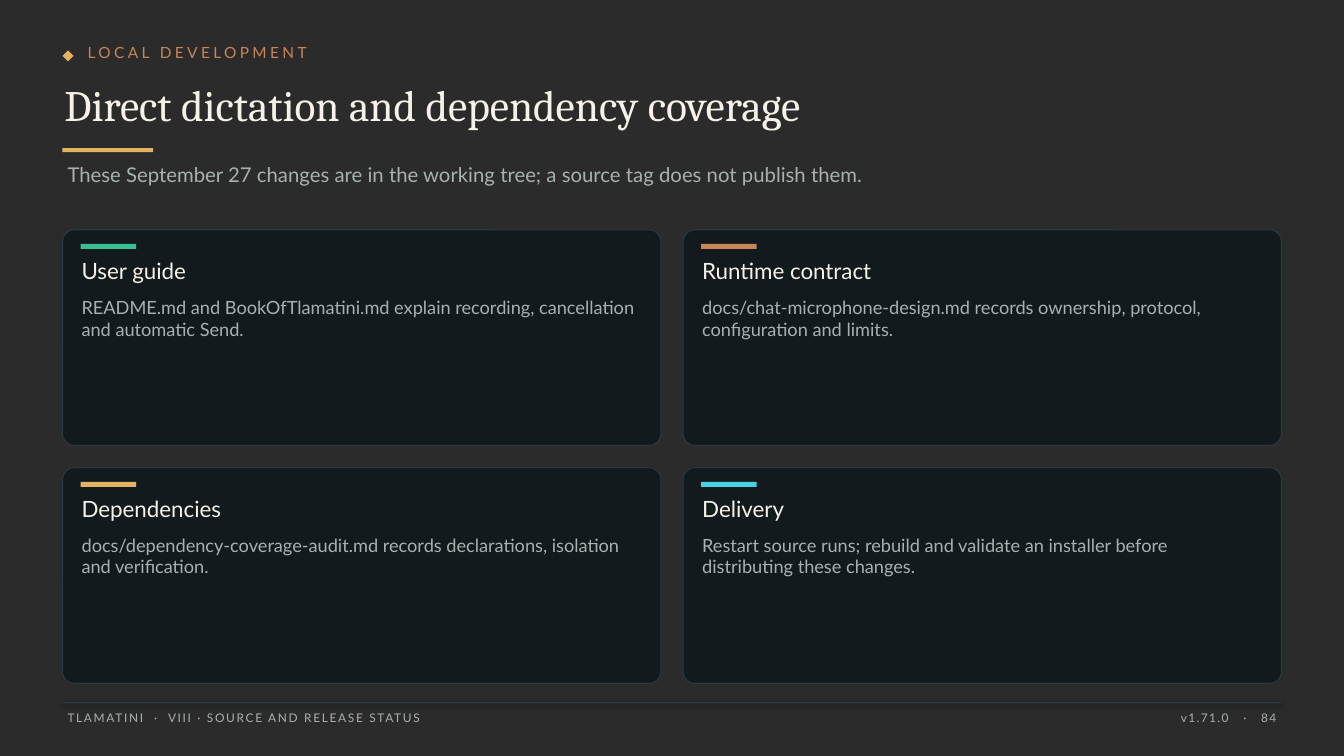
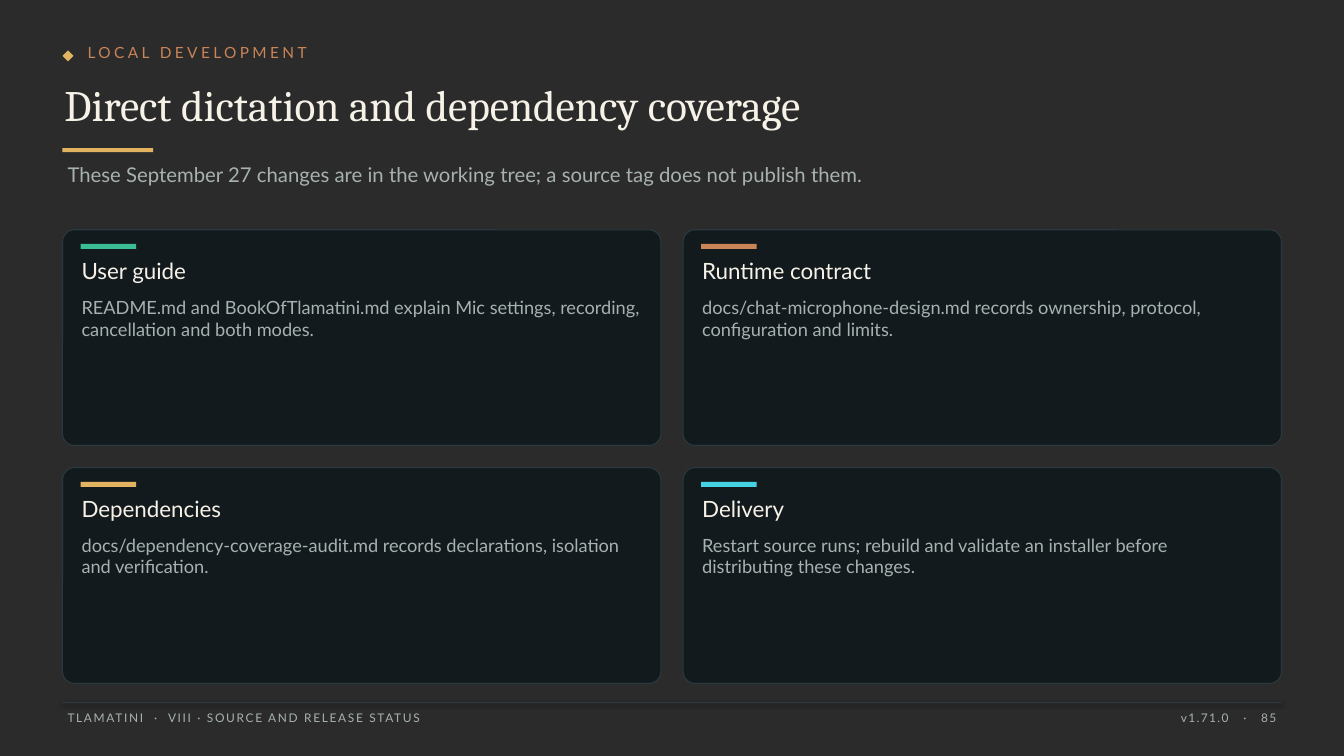
Before and after one commit to XAIHT/Tlamatini, a slide deck: slide 85 of Tlamatini_eXtended_Artificial_Intelligence_Humanly_Tempered.pptx (slide 84 before the commit). Drawn at 1344x756 pixels with LibreOffice and Linux fonts; fonts in the diff are those of the drawing; background and template pictures are left out; a plain dark background stands for a picture behind light text. Boxes give left, top, right and bottom in pixels: in the first picture for what was removed or moved away, otherwise in the second. Text is boxed around its words. In the diff, an @@ line names an element or a change of style, - is before the commit and + after.

```diff
--- a/Tlamatini_eXtended_Artificial_Intelligence_Humanly_Tempered.pptx
+++ b/Tlamatini_eXtended_Artificial_Intelligence_Humanly_Tempered.pptx
@@ text at (82,300,639,336): text changed @@
-README.md and BookOfTlamatini.md explain recording, cancellation and automatic Send.
+README.md and BookOfTlamatini.md explain Mic settings, recording, cancellation and both modes.
@@ text at (1181,713,1276,722): text changed @@
-v1.71.0 · 84
+v1.71.0 · 85
```
Also in this commit, not shown: 95 other slides changed, 1 slide added, 42 other files.
